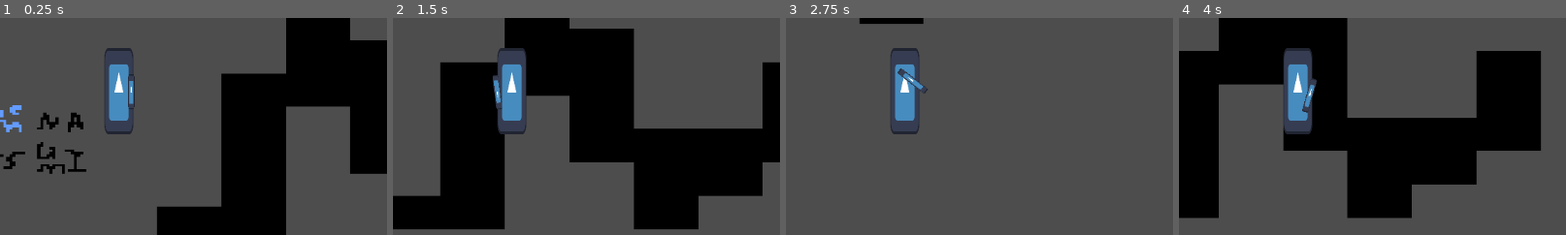
Above: before the commit, frames 1-4 (left to right).
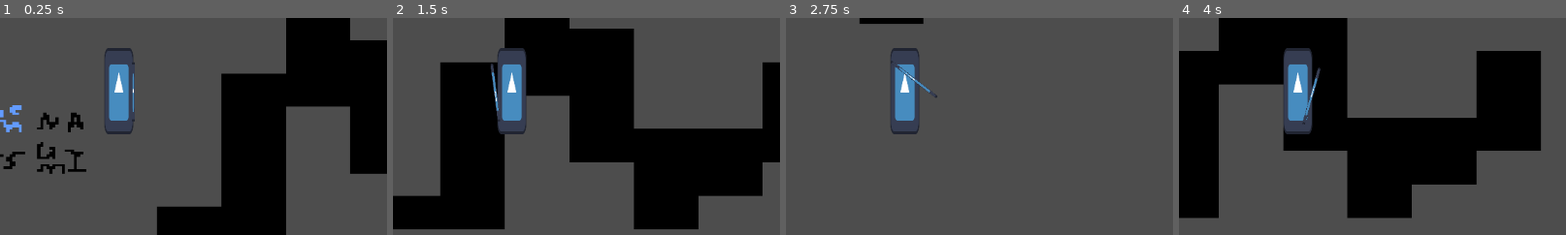
Above: after the commit, the same moments.

Repository: arrowira/miniJam200
Game: Godot game, scene res://Scenes/main.tscn
Same seed, same stepped clock (60 frames per second), same inputs: the game is played once before the commit and once after it. The engine's default icon, where the game draws it, is replaced by a stand-in: a white triangle on a blue panel in a dark square.
Inputs (mouse positions are % of the whole screen's width and height, from its top left):
- Up to frame 1 (0.25 s): no input
- Up to frame 2 (1.5 s): tap Enter at 0.5 s; move the mouse to (72, 45) at 0.52 s; hold D (Right) 0.53-1.28 s; tap Shift (Dash) at 0.6 s; click (72, 45) at 0.67 s; move the mouse to (30, 55) at 1.27 s; hold S (Down) from 1.28 s (still down); tap Space (Space) at 1.35 s
- Up to frame 3 (2.75 s): move the mouse to (60, 28) at 2.02 s; release S (Down) at 2.03 s; hold D (Right) from 2.03 s (still down); tap Shift (Dash) at 2.1 s
- Up to frame 4 (4 s): move the mouse to (45, 70) at 2.77 s; release D (Right) at 2.78 s; hold W (Up) 2.78-3.53 s; tap Space (Space) at 2.85 s; click (45, 70) at 2.92 s; move the mouse to (80, 65) at 3.52 s; hold A (Left) from 3.53 s (still down); tap Shift (Dash) at 3.6 s
The pictures show only the part of the screen within x 35-85%, y 33-83%; the shares and areas given below are measured in that part.

The runs differ from the first frame. In frame 1, 0.3% of the frame differs, in the area x 33-35%, y 20-48%; in frame 2, 0.3%; in frame 3, 0.3%; in frame 4, 0.3%, in the area x 31-37%, y 22-50%.

Commit message:
BigArrow

Diff:
--- a/minijam-200/Scenes/Arrow.tscn
+++ b/minijam-200/Scenes/Arrow.tscn
@@ -4,18 +4,19 @@
 [ext_resource type="Texture2D" uid="uid://dl340mgqtgi8y" path="res://Sprites/TestArrow.png" id="2_7v023"]
 
 [sub_resource type="RectangleShape2D" id="RectangleShape2D_7v023"]
-size = Vector2(45, 24)
+size = Vector2(28.935188, 21.352587)
 
 [node name="Arrow" type="Area2D"]
 script = ExtResource("1_7v023")
 
 [node name="Sprite" type="Sprite2D" parent="."]
 texture_filter = 1
-position = Vector2(12.000001, -5.9604645e-08)
+position = Vector2(-26, -3.1664968e-08)
 rotation = 1.5598922
-scale = Vector2(1.6523438, 3.3125002)
+scale = Vector2(2.534225, 8.760999)
 texture = ExtResource("2_7v023")
 
 [node name="Collider" type="CollisionShape2D" parent="."]
-position = Vector2(15.5, 0)
+position = Vector2(26.109703, 4.7683716e-07)
+scale = Vector2(1.3208625, -1.217651)
 shape = SubResource("RectangleShape2D_7v023")
--- a/minijam-200/Scenes/Player.tscn
+++ b/minijam-200/Scenes/Player.tscn
@@ -23,6 +23,6 @@
 script = ExtResource("3_gntrk")
 
 [node name="Bow" type="Sprite2D" parent="BowPivot"]
-position = Vector2(20, 1)
-scale = Vector2(0.07382679, 0.39999938)
+position = Vector2(23, 1)
+scale = Vector2(0.033826184, 0.6799991)
 texture = ExtResource("1_rpqav")
--- a/minijam-200/Scripts/Arrow.gd
+++ b/minijam-200/Scripts/Arrow.gd
@@ -3,4 +3,4 @@
 var DespawnTimer = 0
 
 func _physics_process(delta: float) -> void:
-	global_position += transform.x * 20
+	global_position += transform.x * 35
Not shown: 1 places in minijam-200/Scenes/Player.tscn that only renumber resources
